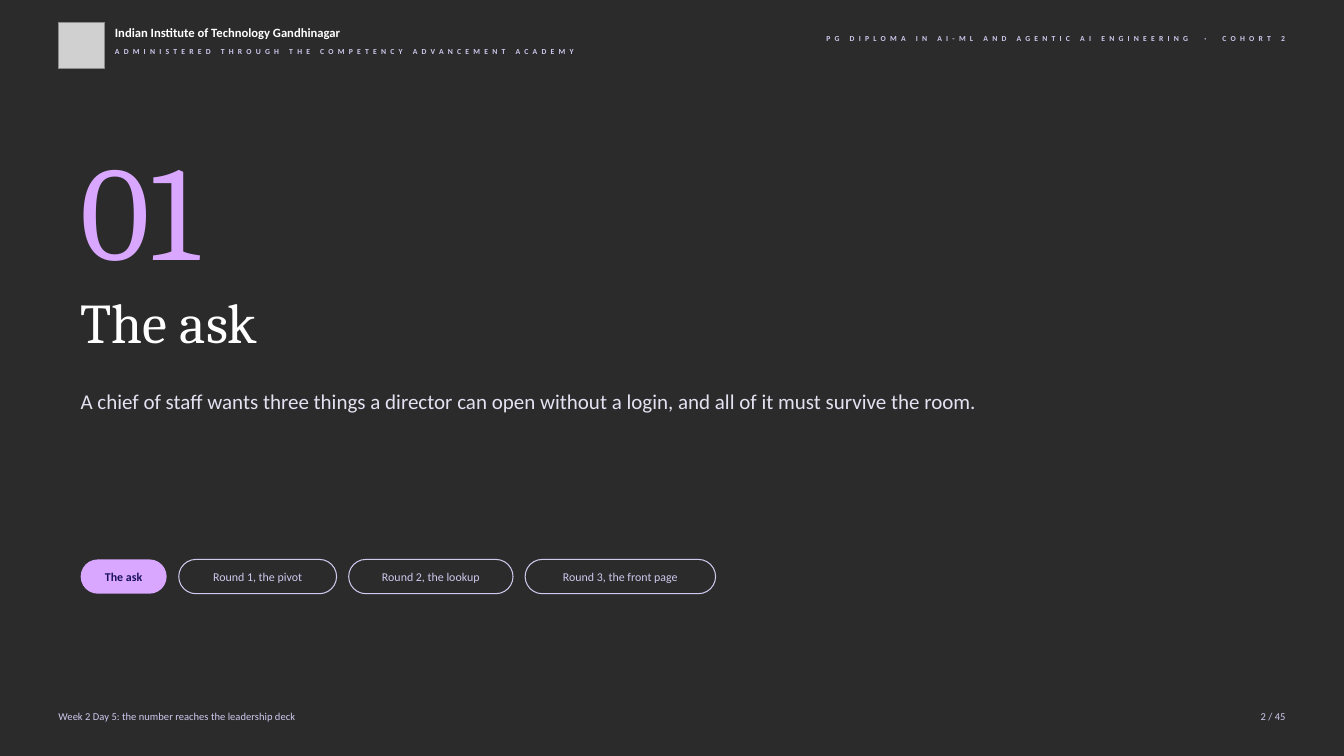
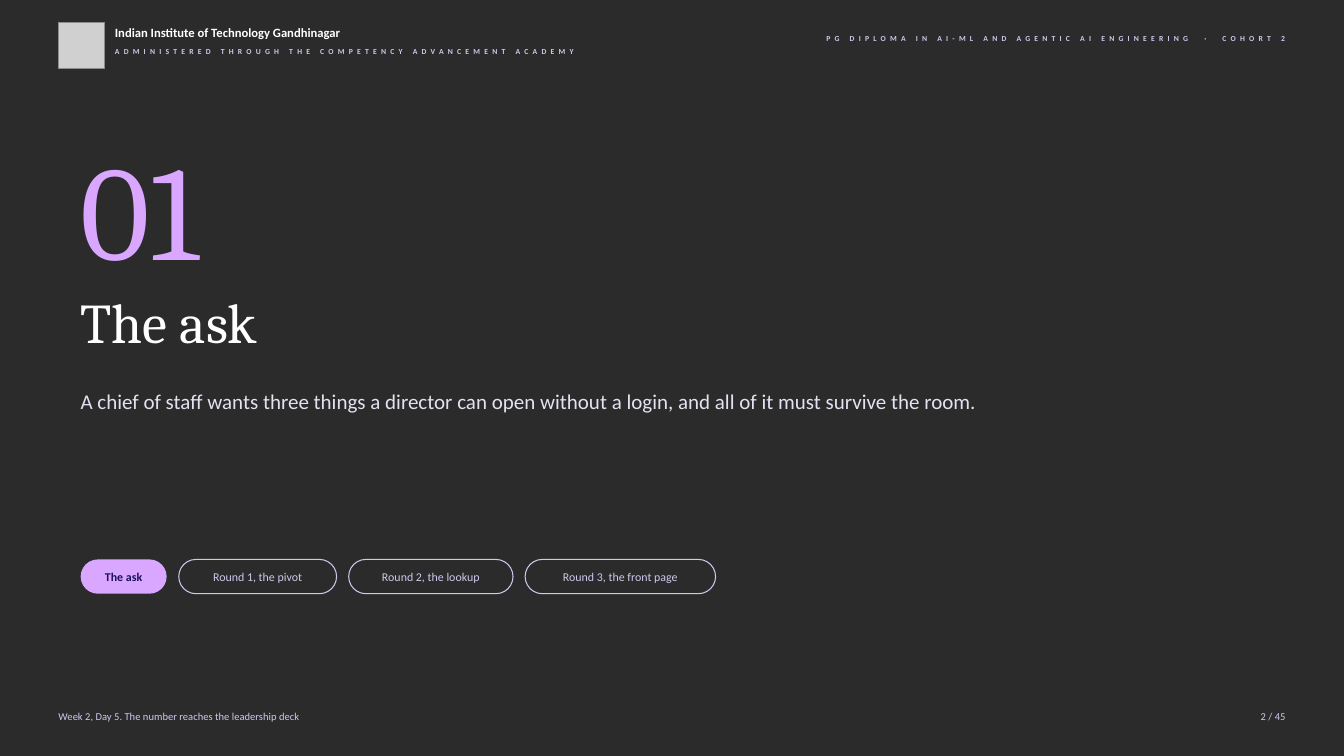
Before and after one commit to fde-academy-lab/c2-content-factory, a slide deck: slide 2 of content/W02/D5/slides/C2_W02_D05_half1_STUDENT.pptx. Drawn at 1344x756 pixels with LibreOffice and Linux fonts; fonts in the diff are those of the drawing; grey boxes stand for pictures; background and template pictures are left out; a plain dark background stands for a picture behind light text. Boxes give left, top, right and bottom in pixels: in the first picture for what was removed or moved away, otherwise in the second. Text is boxed around its words. In the diff, an @@ line names an element or a change of style, - is before the commit and + after.

```diff
--- a/content/W02/D5/slides/C2_W02_D05_half1_STUDENT.pptx
+++ b/content/W02/D5/slides/C2_W02_D05_half1_STUDENT.pptx
@@ text at box(58, 712, 299, 722): text changed @@
-Week 2 Day 5: the number reaches the leadership deck
+Week 2, Day 5. The number reaches the leadership deck
```
Also in this commit, not shown: 4 other slides changed, 5 other files.
